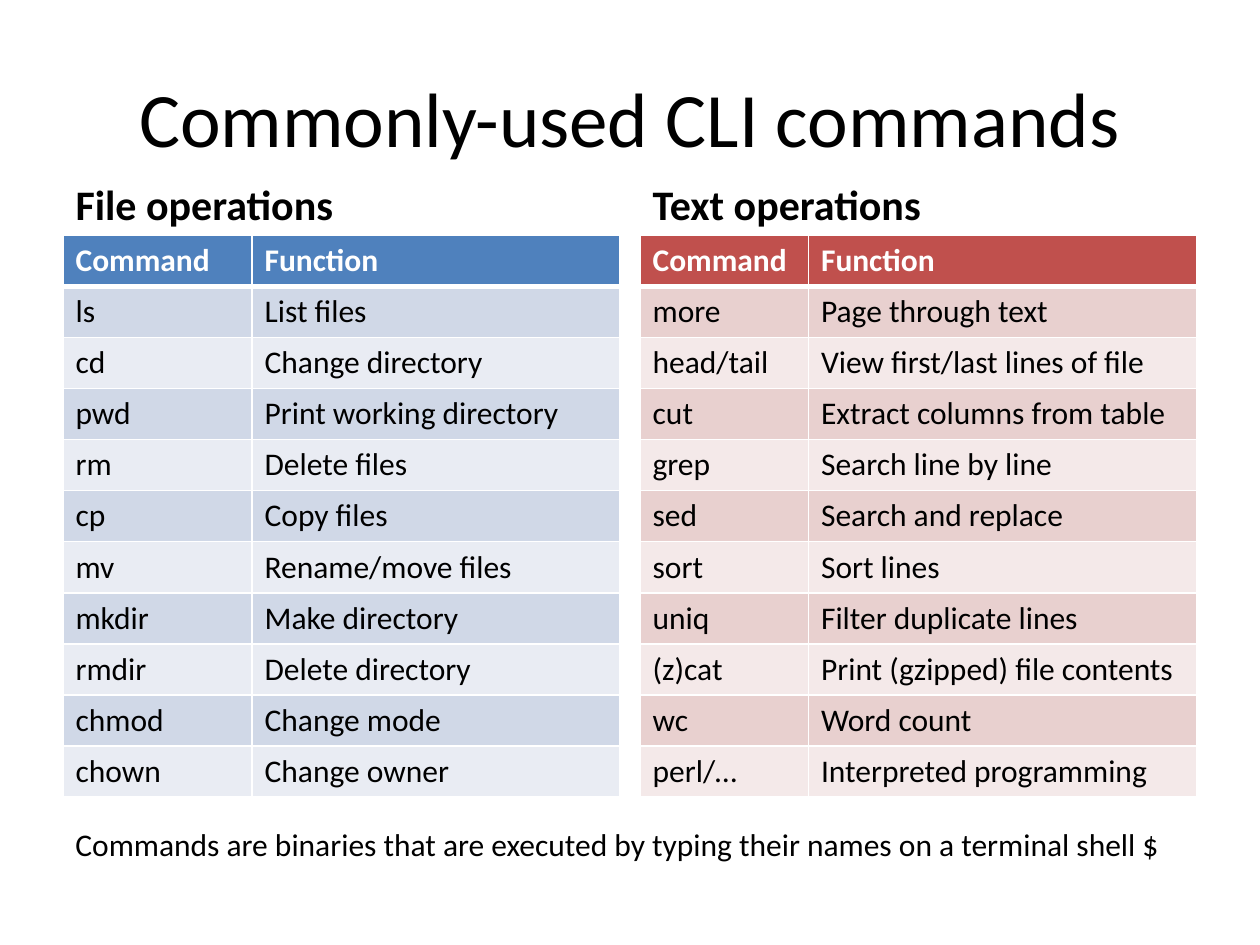
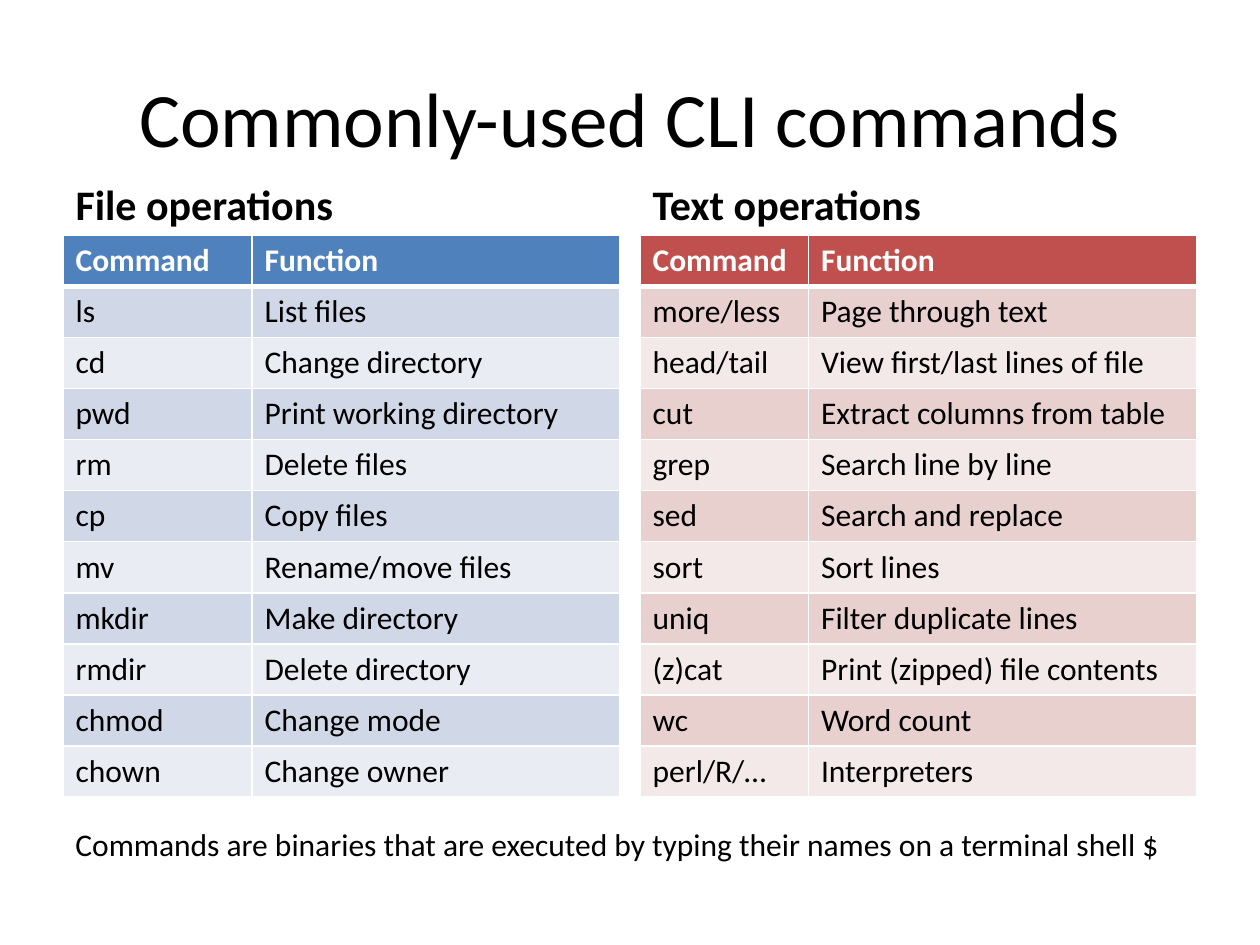
Before and after one commit to naturalis/arangs, a slide deck: slide 6 of doc/slides/day1/session3/UNIXCLI.pptx. Drawn at 1260x945 pixels with LibreOffice and Linux fonts; fonts in the diff are those of the drawing. Boxes give left, top, right and bottom in pixels: in the first picture for what was removed or moved away, otherwise in the second. Text is boxed around its words. In the diff, an @@ line names an element or a change of style, - is before the commit and + after.

```diff
--- a/doc/slides/day1/session3/UNIXCLI.pptx
+++ b/doc/slides/day1/session3/UNIXCLI.pptx
@@ table at (x1=640, y1=236, x2=1197, y2=798) @@
-row 2, column 1: more
+row 2, column 1: more/less
-row 9, column 2: Print (gzipped) file contents
+row 9, column 2: Print (zipped) file contents
-row 11, column 1: perl/…
+row 11, column 1: perl/R/…
-row 11, column 2: Interpreted programming
+row 11, column 2: Interpreters
```
Also in this commit, not shown: 2 other slides changed.
